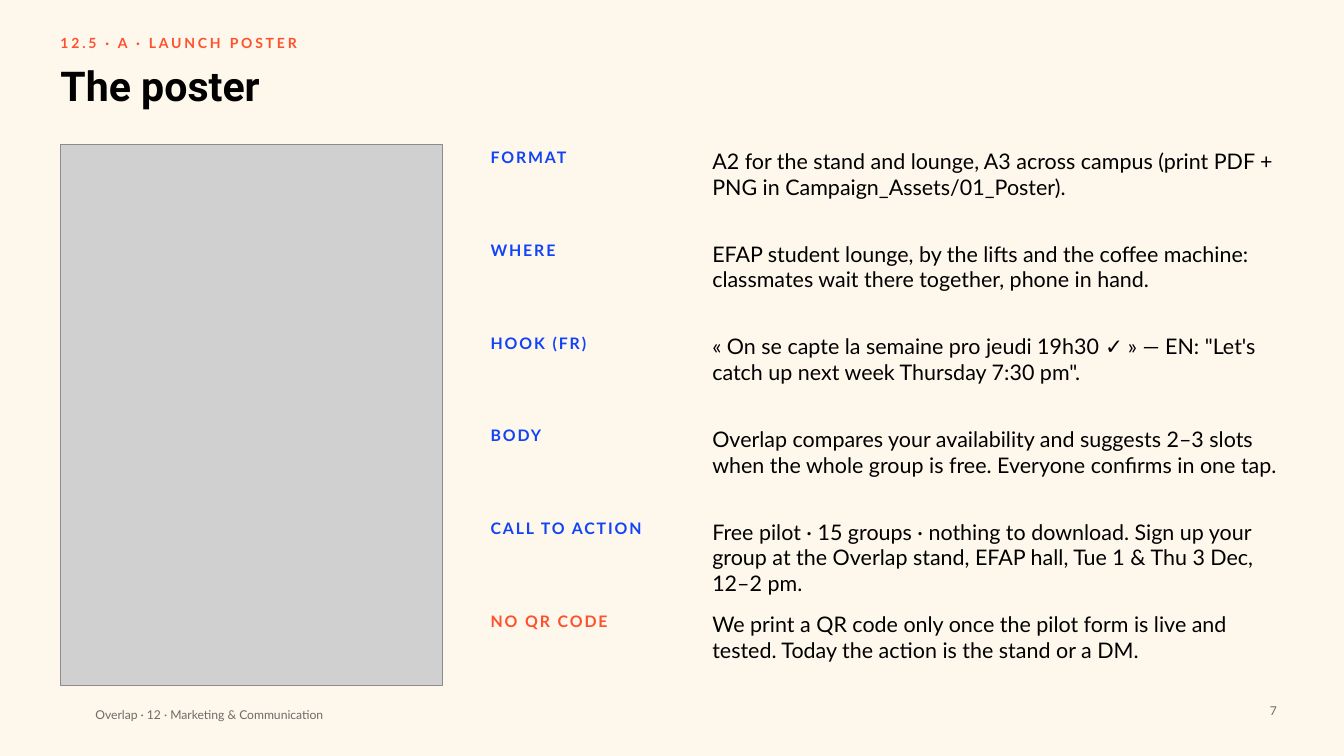
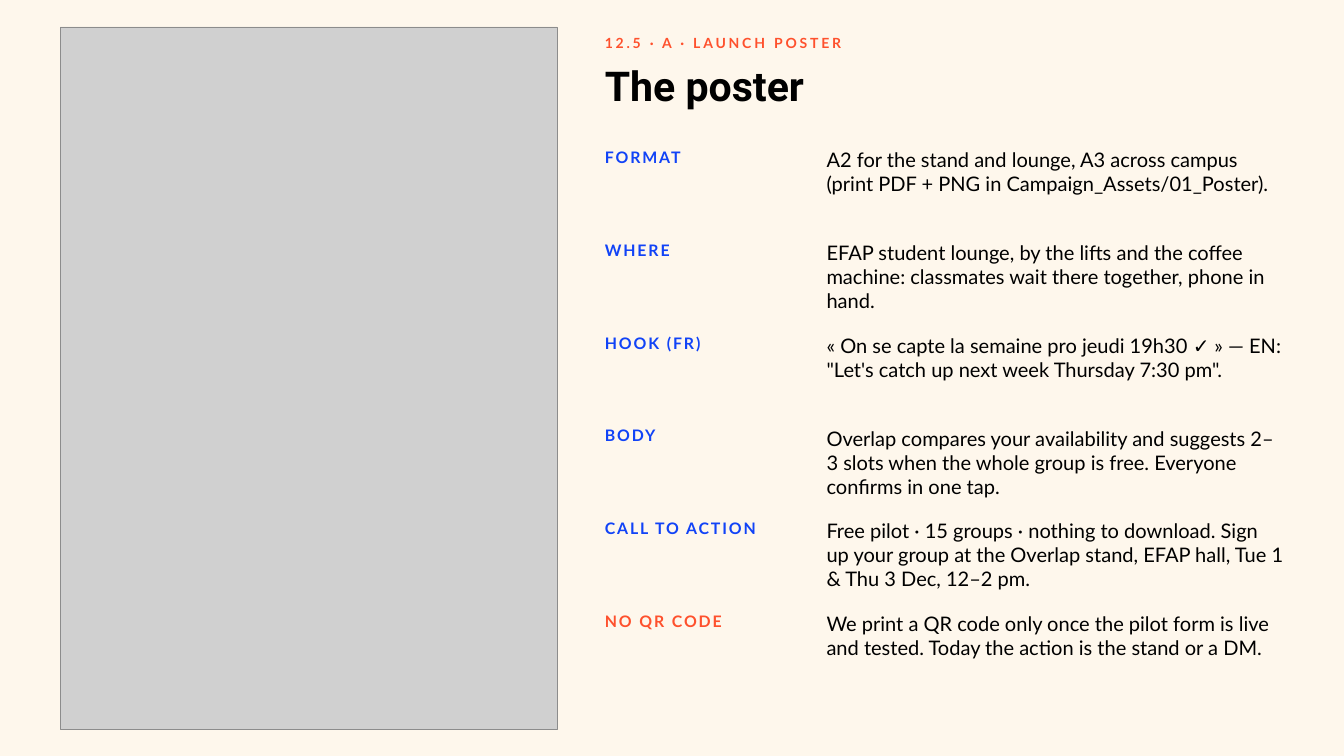
Before and after one commit to clemsnz/Unesco, a slide deck: slide 7 of Overlap_Campagne/Overlap_Marketing_Communication.pptx. Drawn at 1344x756 pixels with LibreOffice and Linux fonts; fonts in the diff are those of the drawing; grey boxes stand for pictures; background and template pictures are left out. Boxes give left, top, right and bottom in pixels: in the first picture for what was removed or moved away, otherwise in the second. Text is boxed around its words. In the diff, an @@ line names an element or a change of style, - is before the commit and + after.

```diff
--- a/Overlap_Campagne/Overlap_Marketing_Communication.pptx
+++ b/Overlap_Campagne/Overlap_Marketing_Communication.pptx
@@ picture: place and size @@
-picture at [60, 144, 443, 685]
+picture at [60, 27, 557, 729]
@@ text "12.5 · A · LAUNCH ...": place and size @@
-text "12.5 · A · LAUNCH ..." at [60, 38, 297, 48]
+text "12.5 · A · LAUNCH ..." at [605, 38, 841, 48]
@@ title "The poster": place and size @@
-title "The poster" at [60, 70, 259, 110]
+title "The poster" at [605, 70, 804, 110]
@@ text "A2 for the stand and ...": place and size @@
-text "A2 for the stand and ..." at [712, 152, 1255, 199]
+text "A2 for the stand and ..." at [827, 152, 1269, 195]
@@ text "EFAP student lounge, by the ...": place and size @@
-text "EFAP student lounge, by the ..." at [712, 246, 1248, 291]
+text "EFAP student lounge, by the ..." at [827, 245, 1265, 308]
@@ text "« On se capte la ...": place and size @@
-text "« On se capte la ..." at [712, 338, 1256, 384]
+text "« On se capte la ..." at [827, 338, 1281, 381]
@@ text "Overlap compares your availability and ...": place and size @@
-text "Overlap compares your availability and ..." at [712, 431, 1276, 477]
+text "Overlap compares your availability and ..." at [827, 431, 1273, 498]
@@ 6 texts: place and size @@
-6 texts at [491, 148, 706, 630]
+6 texts at [605, 148, 820, 630]
@@ text "Free pilot · 15 groups ...": place and size @@
-text "Free pilot · 15 groups ..." at [712, 524, 1253, 595]
+text "Free pilot · 15 groups ..." at [827, 523, 1284, 590]
@@ size 23 to 21.5 pt in 6 elements at [827, 152, 1269, 195], [827, 245, 1265, 308], [827, 338, 1281, 381], [827, 431, 1273, 498], [827, 523, 1284, 590], [827, 616, 1269, 659] @@
@@ text "We print a QR code ...": place and size @@
-text "We print a QR code ..." at [712, 616, 1227, 662]
+text "We print a QR code ..." at [827, 616, 1269, 659]
@@ text removed at [95, 710, 323, 721] @@
-Overlap · 12 · Marketing & Communication
@@ page number removed at [1270, 706, 1277, 715] @@
-7
```
Also in this commit, not shown: 21 other slides changed, 12 other files.
